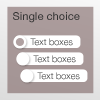
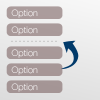
Layer changes from the first 100×100 image to the second:
added group "sortable" with 14 layers above "Drag & Drop" over <box>6,6,94,94</box>
added layer "Option copy 3" in group "sortable" over <box>11,83,38,92</box>
added layer "Shape 11 copy 7" (61%) in group "sortable" over <box>6,80,63,93</box>
added layer "Option copy 2" in group "sortable" over <box>11,66,38,75</box>
added layer "Shape 11 copy 6" (61%) in group "sortable" over <box>6,63,63,76</box>
added layer "Option copy" in group "sortable" over <box>11,49,38,58</box>
added layer "Shape 11 copy 5" (61%) in group "sortable" over <box>6,46,63,59</box>
added layer "Option" (1st of 4, in "sortable") in group "sortable" over <box>11,26,38,35</box>
added layer "Shape 11 copy 4" (1st of 2, in "sortable") (61%) in group "sortable" over <box>6,23,63,36</box>
added layer "Shape 13" (20%) in group "sortable" over <box>10,40,59,42</box>
added layer "Shape 12" (1st of 2, in "sortable") in group "sortable" over <box>61,40,79,70</box>
added layer "Option" (2nd of 4, in "sortable") in group "sortable" over <box>11,9,38,18</box>
added layer "Shape 11" (1st of 5, in "sortable") (61%) in group "sortable" over <box>6,6,63,19</box>
hid group "Questionnaire" (74 layers) over <box>6,6,94,94</box>
hid group "Text Image" (19 layers) over <box>7,6,94,94</box>
